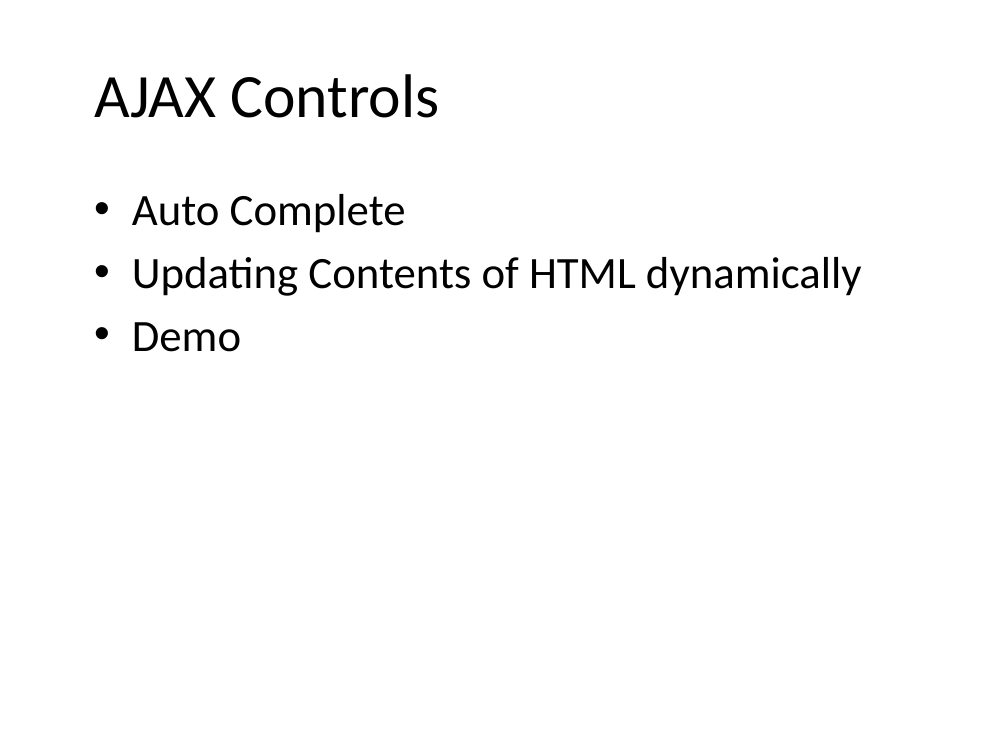
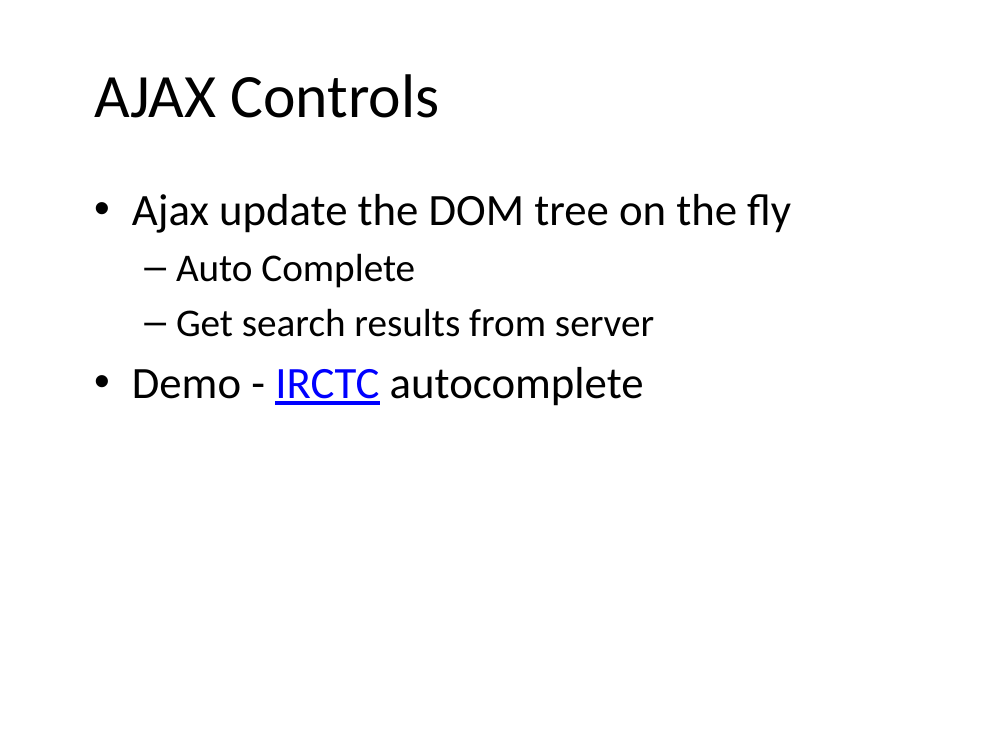
Before and after one commit to punchouty/accessibility, a slide deck: slide 7 of ppt/aria.pptx. Drawn at 1008x756 pixels with LibreOffice and Linux fonts; fonts in the diff are those of the drawing; background and template pictures are left out. Boxes give left, top, right and bottom in pixels: in the first picture for what was removed or moved away, otherwise in the second. Text is boxed around its words. In the diff, an @@ line names an element or a change of style, - is before the commit and + after.

```diff
--- a/ppt/aria.pptx
+++ b/ppt/aria.pptx
@@ text at (132,194,791,233): paragraph added @@
+• Ajax update the DOM tree on the fly
@@ text at (176,253,415,288): size 32 to 28 pt in "Auto Complete"; bullet • to –; list level 1 to 2 in "Auto Complete" @@
@@ text at (132,308,654,406): text changed; size 32 to 28 pt @@
-• Updating Contents of HTML dynamically
-• Demo
+  – Get search results from server
+• Demo - IRCTC autocomplete
```
Also in this commit, not shown: 13 other slides changed, 9 slides added, 2 slides removed, 10 other files.
